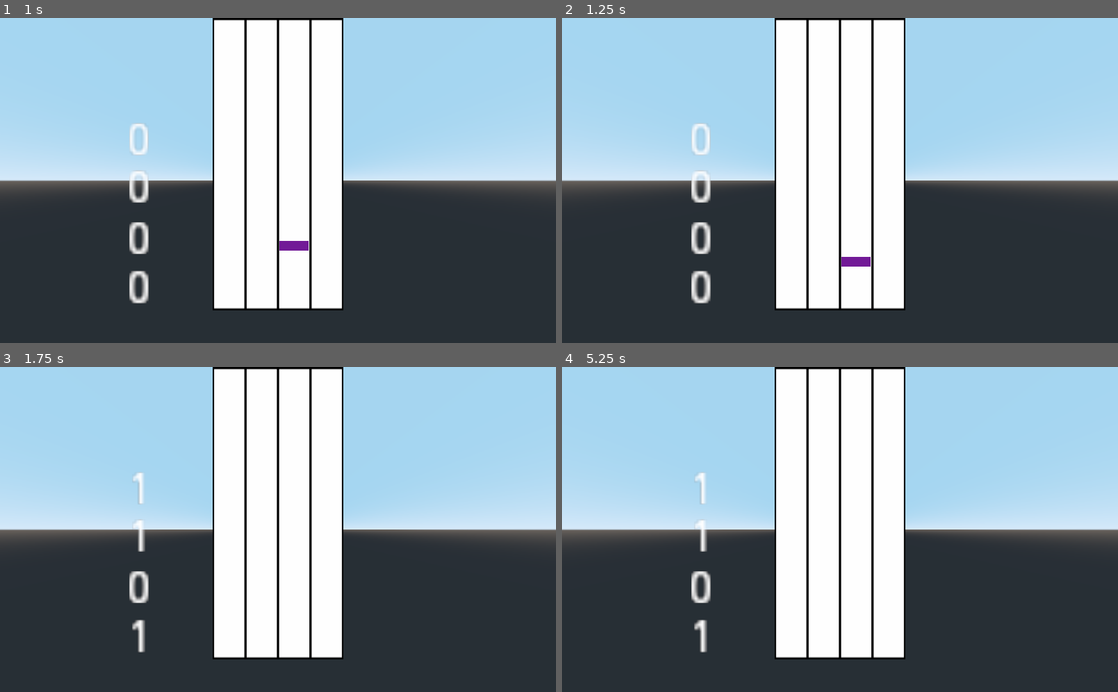
Above: before the commit, frames 1-4 (two rows, left to right).
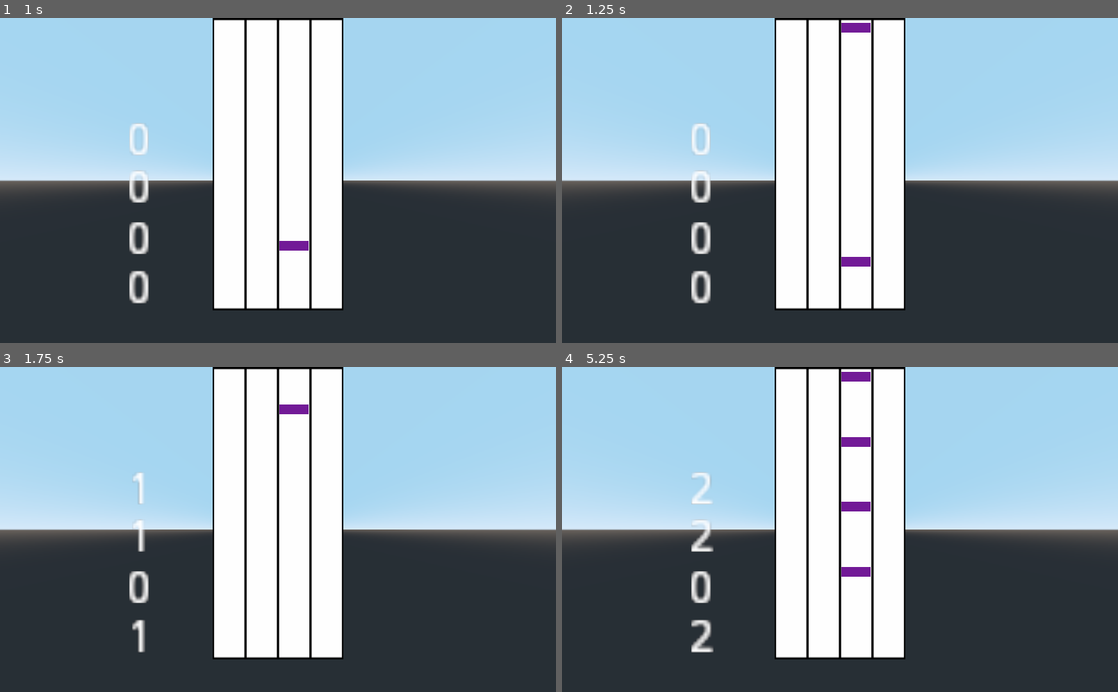
Above: after the commit, the same moments.

Repository: Xwilarg/BearJam
Game: Godot game, scene res://Scenes/Night.tscn
Same seed, same stepped clock (60 frames per second), same inputs: the game is played once before the commit and once after it. This scene is started directly instead of the project's main scene.
Inputs (mouse positions are in pixels of both pictures, inside the frame that each line leads up to):
- Up to frame 1 (1 s): move the mouse to (400, 164) at 0.52 s; hold D (right) from 0.53 s (still down); hold Space (action_spacebar) from 0.53 s (still down)
- Up to frame 2 (1.25 s): keep holding D (right); keep holding Space (action_spacebar)
- Up to frame 3 (1.75 s): move the mouse to (166, 545) at 1.27 s; release D (right) at 1.28 s; release Space (action_spacebar) at 1.28 s; hold S (backward) from 1.28 s (still down); tap Space (action_spacebar) at 1.35 s
- Up to frame 4 (5.25 s): move the mouse to (895, 458) at 2.02 s; release S (backward) at 2.03 s; hold D (right) 2.03-2.78 s; hold Space (action_spacebar) 2.03-2.78 s; move the mouse to (812, 594) at 2.77 s; hold W (forward) 2.78-3.53 s; tap Space (action_spacebar) at 2.85, 4.35 s; move the mouse to (1006, 578) at 3.52 s; hold Space (action_spacebar) 3.53-4.28 s; hold A (left) 3.53-5.03 s; move the mouse to (673, 480) at 4.27 s; move the mouse to (867, 529) at 5.02 s; hold S (backward) from 5.03 s (still down); hold Space (action_spacebar) from 5.03 s (still down)

Frame 1 is identical in both runs. In frame 2, 0.2% of the frame differs, in the area x 50-56%, y 1-5%; in frame 3, 0.2%; in frame 4, 1.3%, in the area x 23-56%, y 1-88%.

Commit message:
Add note spawn

Diff:
--- a/Scripts/Night.gd
+++ b/Scripts/Night.gd
@@ -6,14 +6,22 @@
 var combo = 0;
 var best_combo = 0;
 
+const notePrefab = preload("../Scenes/Note.tscn")
+var timer = 1
+
 func _ready():
 	pass
 
-func _process(_delta):
+func _process(delta):
+	timer -= delta
+	if timer <= 0:
+		var inst = notePrefab.instance()
+		inst.translate(Vector3(0.5, 10.2, -2.0))
+		add_child(inst)
+		timer = 1
 	hit = check_note($"Hit Area", hit);
 	perfect = check_note($"Perfect Area", perfect);
-	update_ui();
-	pass
+	update_ui()
 
 func update_ui():
 	$HitLabel.text = str(hit);
